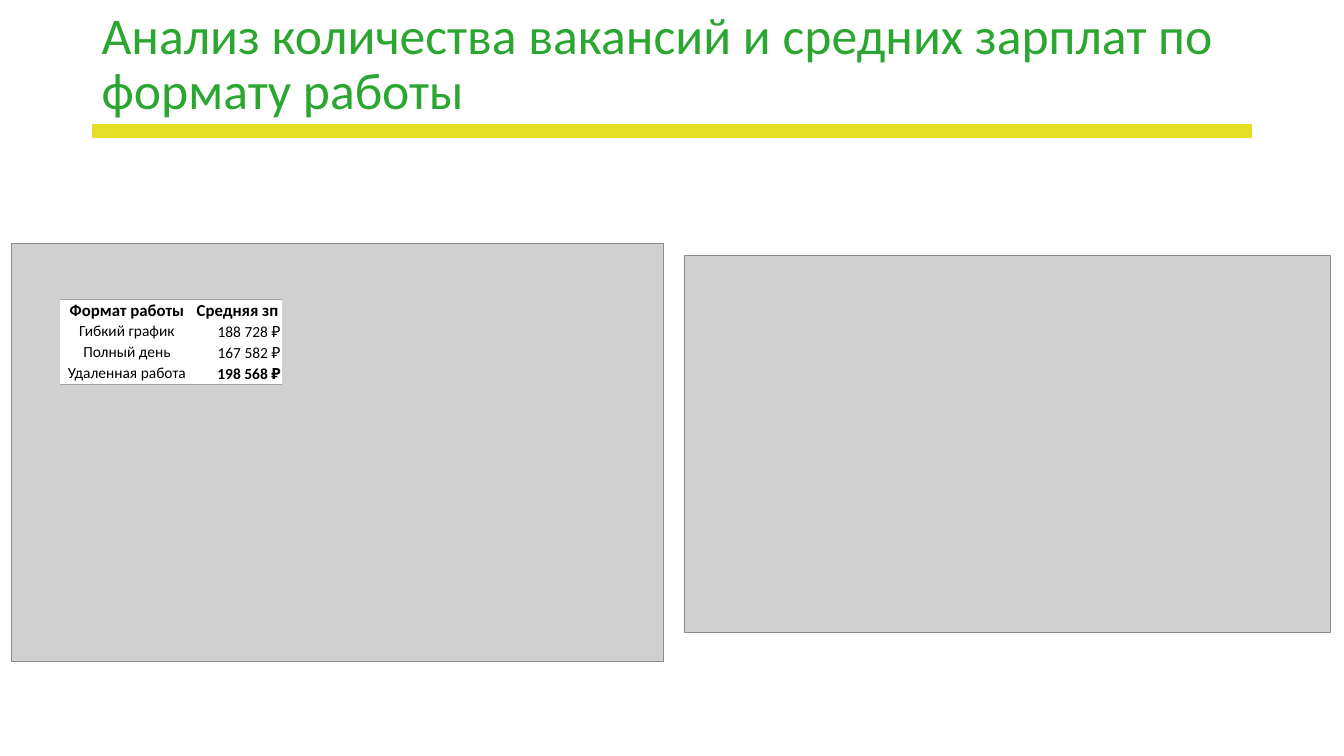
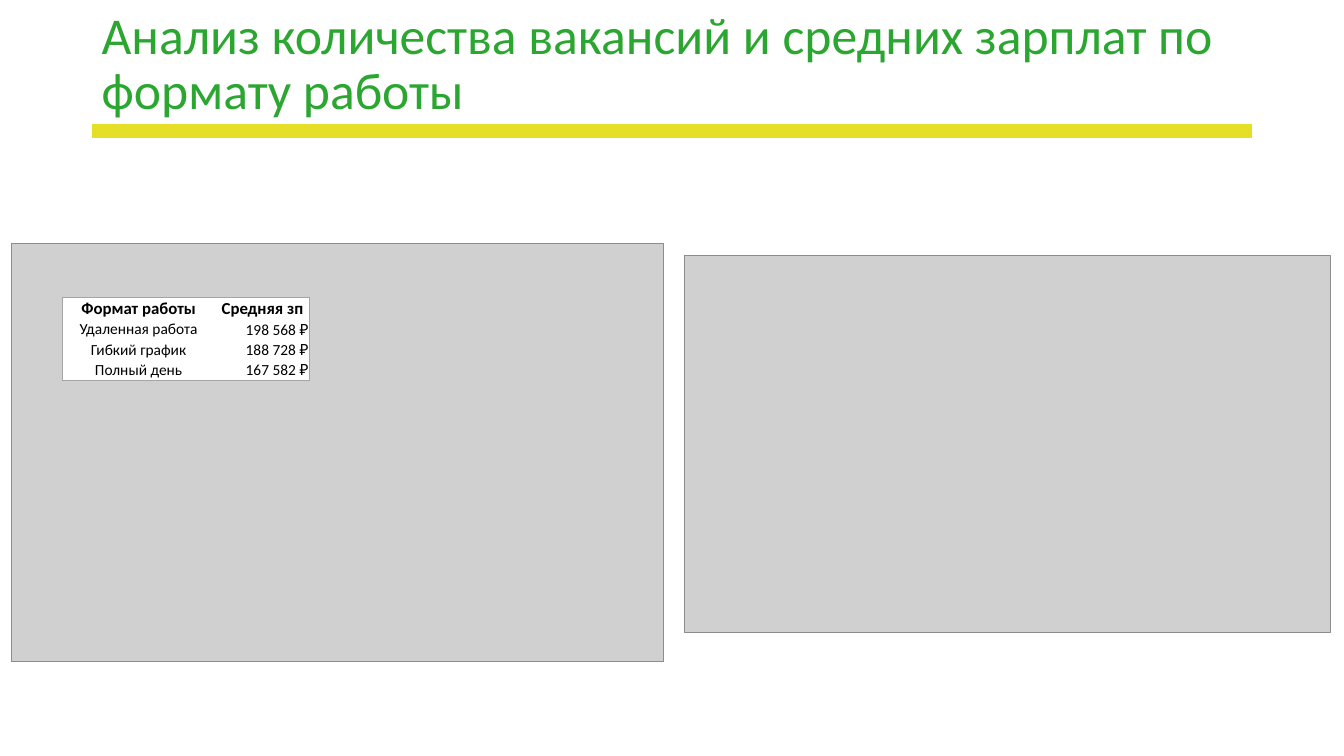
Before and after one commit to LapinGleb/DA_project, a slide deck: slide 7 of Школа_DA_Презентация_проекта.pptx. Drawn at 1344x756 pixels with LibreOffice and Linux fonts; fonts in the diff are those of the drawing; grey boxes stand for pictures; background and template pictures are left out. Boxes give left, top, right and bottom in pixels: in the first picture for what was removed or moved away, otherwise in the second. Text is boxed around its words. In the diff, an @@ line names an element or a change of style, - is before the commit and + after.

```diff
--- a/Школа_DA_Презентация_проекта.pptx
+++ b/Школа_DA_Презентация_проекта.pptx
@@ table at (x1=62, y1=297, x2=310, y2=382) @@
+row 2: Удаленная работа | 198 568 ₽
-row 4: Удаленная работа | 198 568 ₽
@@ borders changed @@
@@ table resized from (x1=60, y1=299, x2=282, y2=385) to (x1=62, y1=297, x2=310, y2=382) @@
```
Also in this commit, not shown: 4 other slides changed, 1 other file.
